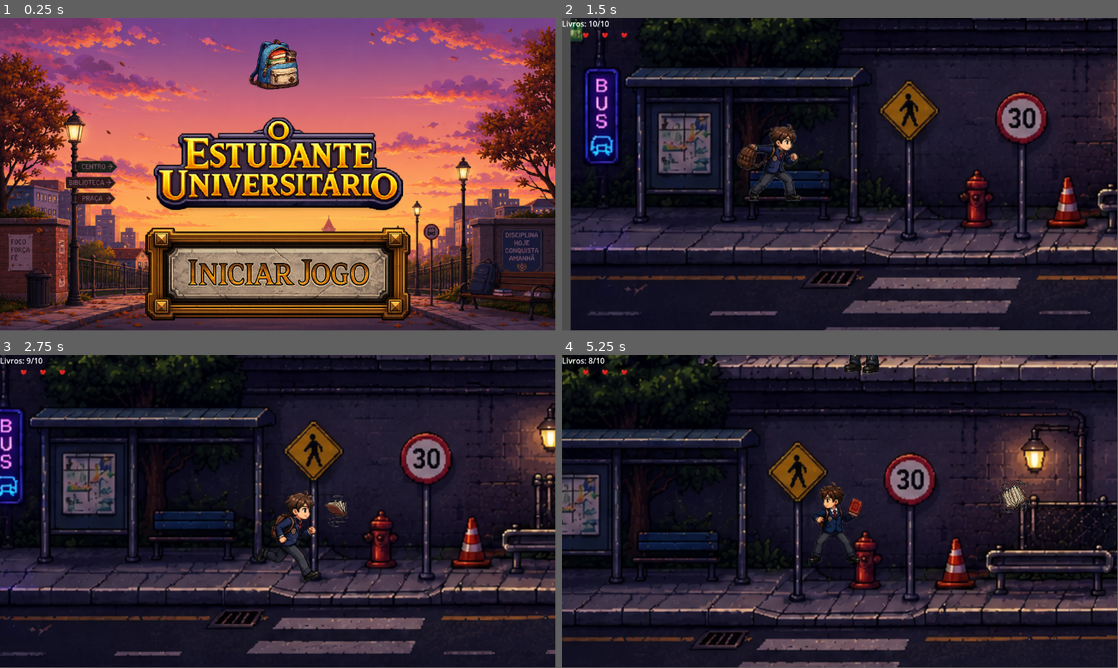
Above: before the commit, frames 1-4 (two rows, left to right).
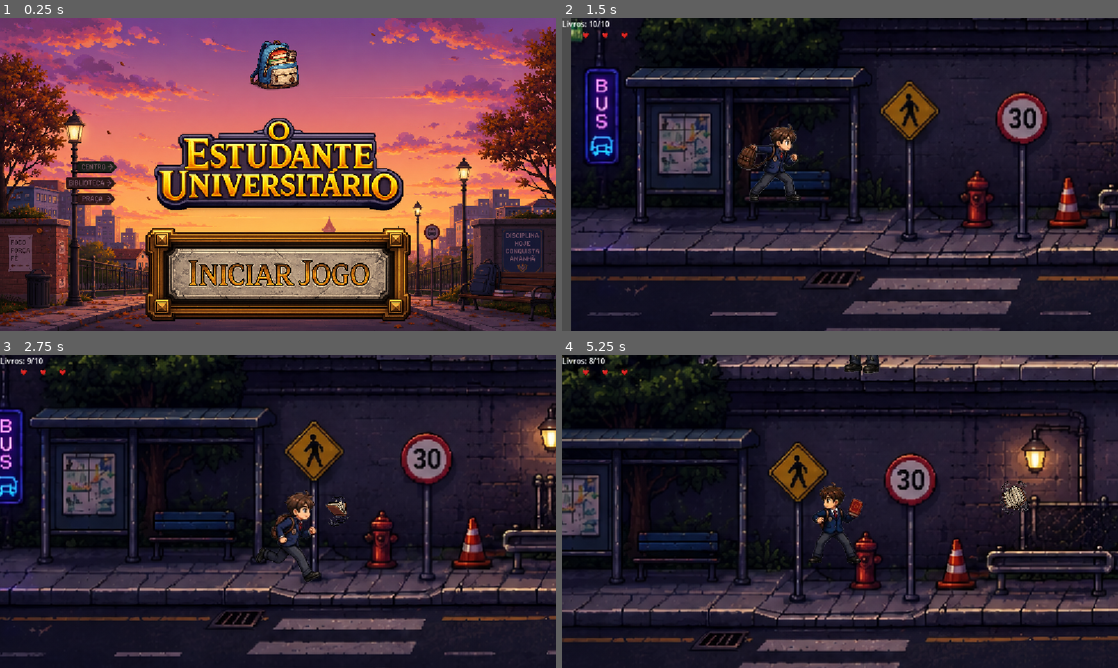
Above: after the commit, the same moments.

Repository: brielgaa/GODOT-GAME
Game: Godot game, scene res://scenes/ui/start_menu.tscn
Same seed, same stepped clock (60 frames per second), same inputs: the game is played once before the commit and once after it. Sound files missing from this copy of the repository are replaced by a short silence.
Inputs (mouse positions are in pixels of both pictures, inside the frame that each line leads up to):
- Up to frame 1 (0.25 s): no input
- Up to frame 2 (1.5 s): click (840, 274) at 0.5 s; tap Enter (ui_accept) at 1.25 s; hold Right (ui_right) from 1.28 s (still down); tap Z (attack) at 1.35 s
- Up to frame 3 (2.75 s): keep holding Right (ui_right); tap Enter (ui_accept) at 1.52, 2.27 s; tap X (shoot) at 2.1 s
- Up to frame 4 (5.25 s): release Right (ui_right) at 2.78 s; hold Left (ui_left) 2.78-3.53 s; tap Z (attack) at 2.85, 4.35 s; hold Right (ui_right) 3.53-5.03 s; tap X (shoot) at 3.6, 5.1 s; tap Enter (ui_accept) at 3.77, 4.52 s; hold Left (ui_left) from 5.03 s (still down)
In our replay, the window is 799x449 before the commit and 800x450 after it. These sizes can differ from the game's own. Grey fills any space a smaller window leaves; there, only what the larger window draws over its background counts as a difference.

The runs differ from the first frame. In frame 1, 16% of the frame differs, in the area x 0-100%, y 0-100%; in frame 2, 4.2%; in frame 3, 4.0%; in frame 4, 4.8%.

Commit message:
Polish boss scene, victory UI, and input bindings

Diff:
--- a/GAME/project.godot
+++ b/GAME/project.godot
@@ -15,6 +15,10 @@
 config/features=PackedStringArray("4.6", "GL Compatibility")
 config/icon="res://icon.svg"
 
+[display]
+
+window/stretch/mode="canvas_items"
+
 [input]
 
 ui_accept={
@@ -23,6 +27,12 @@
 , Object(InputEventKey,"resource_local_to_scene":false,"resource_name":"","device":0,"window_id":0,"alt_pressed":false, …(185 unchanged characters)…
 , Object(InputEventKey,"resource_local_to_scene":false,"resource_name":"","device":0,"window_id":0,"alt_pressed":false, …(181 unchanged characters)…
 , Object(InputEventKey,"resource_local_to_scene":false,"resource_name":"","device":-1,"window_id":0,"alt_pressed":false …(183 unchanged characters)…
+]
+}
+ui_cancel={
+"deadzone": 0.5,
+"events": [Object(InputEventKey,"resource_local_to_scene":false,"resource_name":"","device":0,"window_id":0,"alt_pressed":false,"shift_pressed":false,"ctrl_pressed":false,"meta_pressed":false,"pressed":false,"keycode":4194305,"physical_keycode":0,"key_label":0,"unicode":0,"location":0,"echo":false,"script":null)
+, Object(InputEventKey,"resource_local_to_scene":false,"resource_name":"","device":-1,"window_id":0,"alt_pressed":false,"shift_pressed":false,"ctrl_pressed":false,"meta_pressed":false,"pressed":false,"keycode":0,"physical_keycode":80,"key_label":0,"unicode":112,"location":0,"echo":false,"script":null)
 ]
 }
 ui_left={
@@ -70,6 +80,7 @@
 pause={
 "deadzone": 0.2,
 "events": [Object(InputEventKey,"resource_local_to_scene":false,"resource_name":"","device":0,"window_id":0,"alt_presse …(194 unchanged characters)…
+, Object(InputEventKey,"resource_local_to_scene":false,"resource_name":"","device":-1,"window_id":0,"alt_pressed":false,"shift_pressed":false,"ctrl_pressed":false,"meta_pressed":false,"pressed":false,"keycode":0,"physical_keycode":80,"key_label":0,"unicode":112,"location":0,"echo":false,"script":null)
 ]
 }
 
--- a/GAME/scenes/levels/cena_boss.tscn
+++ b/GAME/scenes/levels/cena_boss.tscn
@@ -54,6 +54,7 @@
 size = Vector2(1593.125, 69)
 
 [node name="Boss" type="Node2D" unique_id=622330574]
+position = Vector2(132, 5)
 script = ExtResource("1_r52uj")
 
 [node name="CanvasLayer" type="CanvasLayer" parent="." unique_id=1828821400]
--- a/GAME/scenes/ui/victory.tscn
+++ b/GAME/scenes/ui/victory.tscn
@@ -34,17 +34,17 @@
 anchors_preset = 15
 anchor_right = 1.0
 anchor_bottom = 1.0
-offset_left = 256.0
-offset_top = 494.00003
-offset_right = -496.0
-offset_bottom = -27.999939
+offset_left = 259.0
+offset_top = 487.0
+offset_right = -493.0
+offset_bottom = -35.0
 grow_horizontal = 2
 grow_vertical = 2
-scale = Vector2(0.7872321, 0.66119415)
+scale = Vector2(0.7965241, 0.7671693)
 texture_normal = ExtResource("2_olkpf")
 texture_pressed = ExtResource("3_n1s74")
 ignore_texture_size = true
-stretch_mode = 0
+stretch_mode = 5
 
 [node name="TextureButton2" type="TextureButton" parent="." unique_id=542057635]
 custom_minimum_size = Vector2(400, 100)
@@ -54,17 +54,17 @@
 anchor_top = 0.5
 anchor_right = 0.5
 anchor_bottom = 0.5
-offset_left = 3.0
-offset_top = 172.0
-offset_right = 403.0
-offset_bottom = 272.0
+offset_left = 2.0
+offset_top = 170.0
+offset_right = 402.0
+offset_bottom = 270.0
 grow_horizontal = 2
 grow_vertical = 2
-scale = Vector2(0.78939956, 0.859114)
+scale = Vector2(0.7968594, 0.88140917)
 texture_normal = ExtResource("4_xrgte")
 texture_pressed = ExtResource("5_pwal1")
 ignore_texture_size = true
-stretch_mode = 0
+stretch_mode = 5
 
 [node name="btn_sound" type="AudioStreamPlayer" parent="." unique_id=1404781910]
 stream = ExtResource("7_n1s74")
Not shown, changed: exported/O Estudante Universitario.zip
